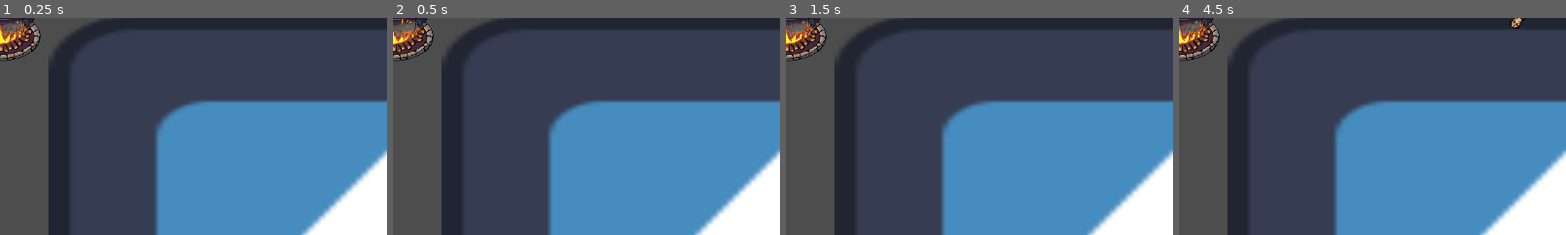
Above: before the commit, frames 1-4 (left to right).
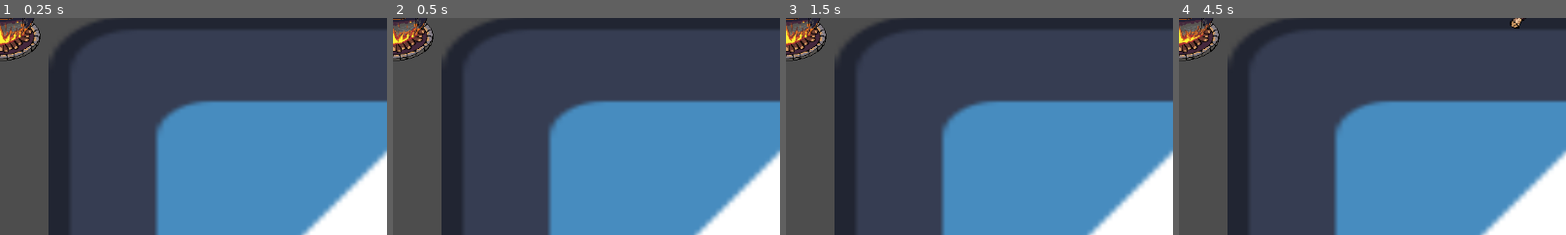
Above: after the commit, the same moments.

Repository: 0xspiderr/itec-2026
Game: Godot game, scene res://_level/level_1.tscn
Same seed, same stepped clock (60 frames per second), same inputs: the game is played once before the commit and once after it. This scene is started directly instead of the project's main scene. The engine's default icon, where the game draws it, is replaced by a stand-in: a white triangle on a blue panel in a dark square.
Inputs:
- Up to frame 1 (0.25 s): no input
- Up to frame 2 (0.5 s): no input
- Up to frame 3 (1.5 s): tap Enter at 0.5 s; hold D (right) 0.53-1.28 s; hold E (pickup) 0.53-1.28 s; hold Down (down) from 1.28 s (still down); tap E (pickup) at 1.35 s
- Up to frame 4 (4.5 s): tap Space at 2 s; release Down (down) at 2.03 s; hold D (right) 2.03-2.78 s; hold E (pickup) 2.03-2.78 s; tap Enter at 2.75 s; hold W (up) 2.78-3.53 s; tap E (pickup) at 2.85, 4.35 s; hold E (pickup) 3.53-4.28 s; hold A (left) from 3.53 s (still down)
The pictures show only the part of the screen within x 0-50%, y 0-50%; the shares and areas given below are measured in that part.

Frame 1 is identical in both runs. In frame 2, 0.2% of the frame differs, in the area x 0-7%, y 0-13%; in frame 3, 0.1%; in frame 4, 0.3%, in the area x 0-8%, y 1-13%.

Commit message:
added: speech bubble animations with tweens/ sine

Diff:
--- a/_rat/rat.gd
+++ b/_rat/rat.gd
@@ -92,7 +92,7 @@
 				picked_items.erase(send_item)
 				print(picked_items)
 				item.server_receive_ingredient(self, send_item)
-
+				return
 
 func item_pickup():
 	_play_pickup_effects.rpc()
--- a/_soup/soup.gd
+++ b/_soup/soup.gd
@@ -4,6 +4,17 @@
 @export var soup_time: float
 var is_game_over: bool = false
 var ingredients: Array[String] = []
+
+@export var item_textures: Dictionary[String, Texture2D]
+@export var request_item: String = "":
+	set(req):
+		request_item = req
+		_update_bubble_visuals()
+
+@onready var speech_bubble: Sprite2D = $SpeechBubbleSpawn/SpeechBubble
+@onready var bubble_item: Sprite2D = $SpeechBubbleSpawn/SpeechBubble/BubbleItem
+
+
 
 const ITEM_TIME_VALUES: Dictionary = {
 	"winter berries": 5.0,
@@ -12,12 +23,22 @@
 	"wild leeks": 8.0
 }
 
+var base_bubble_y: float = 0.0
+var hover_time: float = 0.0
+const HOVER_AMPLITUDE: float = 8.0
+const HOVER_SPEED: float = 2.
 
 func _ready() -> void:
+	base_bubble_y = speech_bubble.position.y
 	soup_time = starting_time
+
+	if multiplayer.is_server():
+		_pick_new_request()
 
 
 func _process(delta: float) -> void:
+	_hover_bubble()
+
 	if not multiplayer.is_server() or is_game_over:
 		return
 
@@ -36,7 +57,19 @@
 	ingredients.append(item_name)
 
 	var time_added = ITEM_TIME_VALUES.get(item_name, 5.0)
-	soup_time += time_added
+	if item_name == request_item:
+		print("bonus time")
+		soup_time += time_added + 5.0 # give a 5 second bonus for the right item
+		request_item = ""
+
+		await get_tree().create_timer(0.5).timeout
+		_pick_new_request() # pick the next item
+	else:
+		soup_time += time_added # just normal time if it's the wrong item
+		request_item = ""
+
+		await get_tree().create_timer(0.5).timeout
+		_pick_new_request()
 
 	print("soup received: ", item_name, " added: ", time_added, "s total: ", soup_time, "s")
 
@@ -46,9 +79,38 @@
 @rpc("authority", "call_local", "reliable")
 func _sync_soup_data(synced_ingredients: Array) -> void:
 	ingredients = synced_ingredients
-	# Visuals: Play a happy "splash" or "bubble" animation here
+
 
 @rpc("authority", "call_local", "reliable")
 func _trigger_game_over() -> void:
 	is_game_over = true
 	print("game over")
+
+
+func _pick_new_request() -> void:
+	var item_names = ITEM_TIME_VALUES.keys()
+	var random_index = randi() % item_names.size()
+	request_item = item_names[random_index]
+
+
+func _update_bubble_visuals() -> void:
+	# hide the bubble if there is no request or the game is over
+	if request_item == "":
+		var tween = create_tween()
+		tween.tween_property(speech_bubble, "scale", Vector2.ZERO, 0.2)\
+		.set_trans(Tween.TRANS_BACK)\
+		.set_ease(Tween.EASE_IN)
+	else:
+		if item_textures.has(request_item):
+			bubble_item.texture = item_textures[request_item]
+		speech_bubble.show()
+		var tween = create_tween()
+		tween.tween_property(speech_bubble, "scale", Vector2(1.0, 1.0), 0.3)\
+			.set_trans(Tween.TRANS_BACK)\
+			.set_ease(Tween.EASE_OUT)
+
+
+func _hover_bubble() -> void:
+	hover_time += get_process_delta_time()
+	var y_offset = sin(hover_time * HOVER_SPEED) * HOVER_AMPLITUDE
+	speech_bubble.position.y = base_bubble_y + y_offset
--- a/_soup/soup.tscn
+++ b/_soup/soup.tscn
@@ -1,7 +1,11 @@
 [gd_scene format=3 uid="uid://ddfopkjypbgg1"]
 
 [ext_resource type="Script" uid="uid://dt8uqxhe175fw" path="res://_soup/soup.gd" id="1_fotto"]
+[ext_resource type="Texture2D" uid="uid://c0jj0edc8d17s" path="res://Assets/Pickups/pickup_wild_leeks.png" id="2_7r22i"]
 [ext_resource type="Texture2D" uid="uid://db8r6417bksb8" path="res://Assets/Oala/cazan.png" id="2_y8oxa"]
+[ext_resource type="Texture2D" uid="uid://cu33ri3s65d38" path="res://Assets/Pickups/pickup_chanterelle.png" id="3_8c1p4"]
+[ext_resource type="Texture2D" uid="uid://dtvdbnrowsknh" path="res://Assets/Pickups/pickup_dried_barley.png" id="4_ld3k3"]
+[ext_resource type="Texture2D" uid="uid://be2tp481vo457" path="res://Assets/UI/speech_bubble.png" id="6_8c1p4"]
 
 [sub_resource type="AtlasTexture" id="AtlasTexture_0p4kj"]
 atlas = ExtResource("2_y8oxa")
@@ -63,16 +67,24 @@
 properties/0/path = NodePath(".:soup_time")
 properties/0/spawn = true
 properties/0/replication_mode = 1
+properties/1/path = NodePath(".:request_item")
+properties/1/spawn = true
+properties/1/replication_mode = 2
 
 [node name="Soup" type="StaticBody2D" unique_id=1186833826]
 script = ExtResource("1_fotto")
+item_textures = Dictionary[String, Texture2D]({
+"dried barley": ExtResource("4_ld3k3"),
+"mushroom": ExtResource("3_8c1p4"),
+"wild leeks": ExtResource("2_7r22i")
+})
 
 [node name="AnimatedSprite2D" type="AnimatedSprite2D" parent="." unique_id=1605693287]
 texture_filter = 1
 sprite_frames = SubResource("SpriteFrames_htqbx")
 animation = &"idle"
 autoplay = "idle"
-frame_progress = 0.7204089
+frame_progress = 0.36107132
 
 [node name="PhysicsCollision" type="CollisionShape2D" parent="." unique_id=1774775594]
 shape = SubResource("CircleShape2D_y8oxa")
@@ -83,10 +95,15 @@
 position = Vector2(0.5, 2)
 shape = SubResource("RectangleShape2D_y8oxa")
 
-[node name="LifeTimer" type="Timer" parent="." unique_id=2051340365]
-unique_name_in_owner = true
-
 [node name="MultiplayerSynchronizer" type="MultiplayerSynchronizer" parent="." unique_id=1514156742]
 replication_config = SubResource("SceneReplicationConfig_y8oxa")
 
-[connection signal="timeout" from="LifeTimer" to="." method="_on_life_timer_timeout"]
+[node name="SpeechBubbleSpawn" type="Marker2D" parent="." unique_id=1766836876]
+position = Vector2(49, -78)
+
+[node name="SpeechBubble" type="Sprite2D" parent="SpeechBubbleSpawn" unique_id=1193881301]
+visible = false
+texture_filter = 1
+texture = ExtResource("6_8c1p4")
+
+[node name="BubbleItem" type="Sprite2D" parent="SpeechBubbleSpawn/SpeechBubble" unique_id=1553057109]
--- /dev/null
+++ b/_soup/speech_bubble.tscn
@@ -0,0 +1,12 @@
+[gd_scene format=3 uid="uid://cbhv3661lujnj"]
+
+[ext_resource type="Texture2D" uid="uid://be2tp481vo457" path="res://Assets/UI/speech_bubble.png" id="1_rmj1d"]
+[ext_resource type="Texture2D" uid="uid://cu33ri3s65d38" path="res://Assets/Pickups/pickup_chanterelle.png" id="2_jdvu1"]
+
+[node name="SpeechBubble" type="Sprite2D" unique_id=1533000519]
+texture_filter = 1
+texture = ExtResource("1_rmj1d")
+
+[node name="ItemSprite" type="Sprite2D" parent="." unique_id=1228731220]
+texture_filter = 1
+texture = ExtResource("2_jdvu1")
--- a/node_3d.tscn
+++ /dev/null
@@ -1,3 +0,0 @@
-[gd_scene format=3 uid="uid://48rctfmllwd4"]
-
-[node name="Node3D" type="Node3D" unique_id=1306140382]
